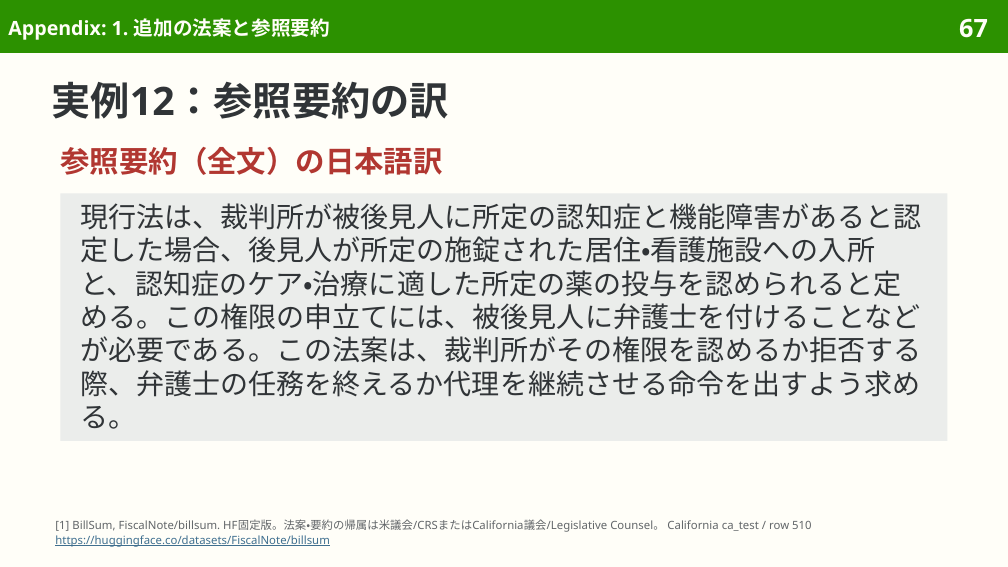
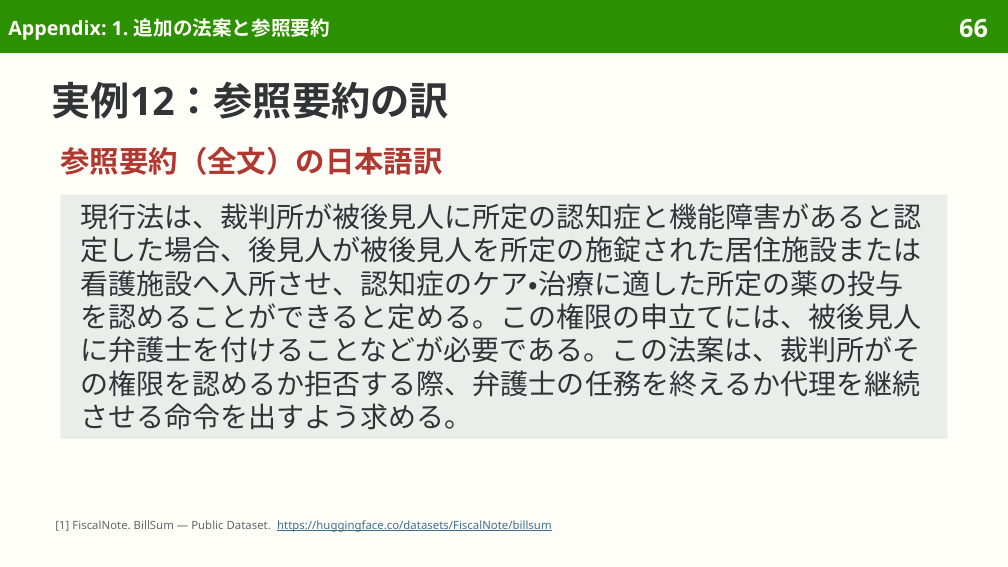
Before and after one commit to sasakiy84/datasets-in-10-minutes, a slide deck: slide 66 of slides/datasets-in-10-minutes-billsum.pptx (slide 67 before the commit). Drawn at 1008x567 pixels with LibreOffice and Linux fonts; fonts in the diff are those of the drawing. Boxes give left, top, right and bottom in pixels: in the first picture for what was removed or moved away, otherwise in the second. Text is boxed around its words. In the diff, an @@ line names an element or a change of style, - is before the commit and + after.

Commit message:
Clarify BillSum Japanese and preserve legal conditions in translated examples

```diff
--- a/slides/datasets-in-10-minutes-billsum.pptx
+++ b/slides/datasets-in-10-minutes-billsum.pptx
@@ page number at <box>959,18,988,38</box>: text changed @@
-67
+66
@@ text in rectangle at <box>80,203,922,430</box>: text changed @@
-現行法は、裁判所が被後見人に所定の認知症と機能障害があると認定した場合、後見人が所定の施錠された居住・看護施設への入所と、認知症のケア・治療に適した所定の薬の投与を認められると定める。この権限の申立てには、被後見人に弁護士を付けることなどが必要である。この法案は、裁判所がその権限を認めるか拒否する際、弁護士の任務を終えるか代理を継続させる命令を出すよう求める。
+現行法は、裁判所が被後見人に所定の認知症と機能障害があると認定した場合、後見人が被後見人を所定の施錠された居住施設または看護施設へ入所させ、認知症のケア・治療に適した所定の薬の投与を認めることができると定める。この権限の申立てには、被後見人に弁護士を付けることなどが必要である。この法案は、裁判所がその権限を認めるか拒否する際、弁護士の任務を終えるか代理を継続させる命令を出すよう求める。
@@ text at <box>55,520,551,532</box>: text changed; text colour #626669 to #3F6F8F @@
-[1] BillSum, FiscalNote/billsum. HF固定版。法案・要約の帰属は米議会/CRSまたはCalifornia議会/Legislative Counsel。 California ca_test / row 510
-https://huggingface.co/datasets/FiscalNote/billsum
+[1] FiscalNote. BillSum — Public Dataset. https://huggingface.co/datasets/FiscalNote/billsum
```
Also in this commit, not shown: 57 other slides changed, 2 slides removed, 35 other files.
